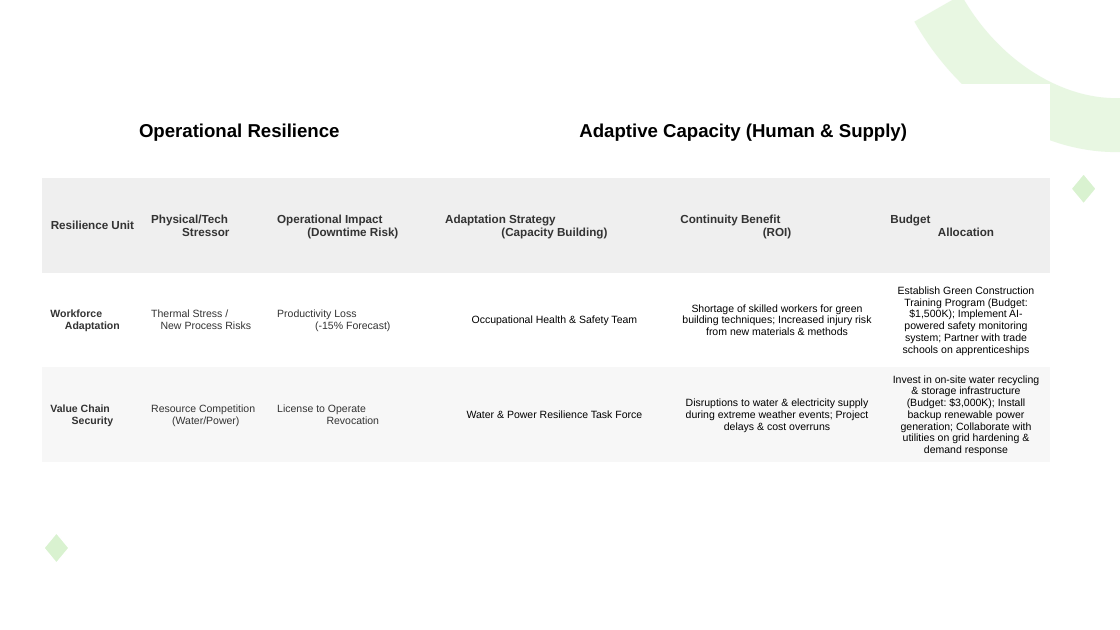
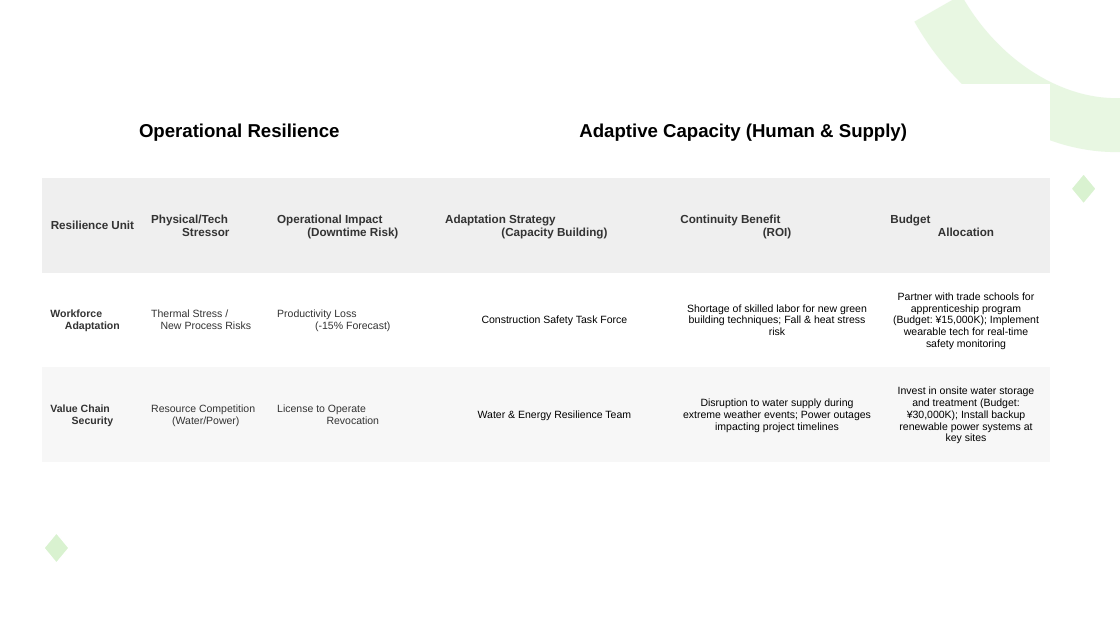
Before and after one commit to jackman993/sustainability-rep, a slide deck: slide 7 of shared/engine/tcfd/output/TCFD_table.pptx. Drawn at 1120x630 pixels with LibreOffice and Linux fonts; fonts in the diff are those of the drawing. Boxes give left, top, right and bottom in pixels: in the first picture for what was removed or moved away, otherwise in the second. Text is boxed around its words. In the diff, an @@ line names an element or a change of style, - is before the commit and + after.

```diff
--- a/shared/engine/tcfd/output/TCFD_table.pptx
+++ b/shared/engine/tcfd/output/TCFD_table.pptx
@@ table at <box>42,84,1050,462</box> @@
-row 3: Workforce Adaptation | Thermal Stress / New Process Risks | Productivity Loss (-15% Forecast) | Occupational Health & Safety Team | Shortage of skilled workers for green building techniques; Increased injury risk from new materials & methods | Establish Green Construction Training Program (Budget: $1,500K); Implement AI-powered safety monitoring system; Partner with trade schools on apprenticeships
+row 3: Workforce Adaptation | Thermal Stress / New Process Risks | Productivity Loss (-15% Forecast) | Construction Safety Task Force | Shortage of skilled labor for new green building techniques; Fall & heat stress risk | Partner with trade schools for apprenticeship program (Budget: ¥15,000K); Implement wearable tech for real-time safety monitoring
-row 4: Value Chain Security | Resource Competition (Water/Power) | License to Operate Revocation | Water & Power Resilience Task Force | Disruptions to water & electricity supply during extreme weather events; Project delays & cost overruns | Invest in on-site water recycling & storage infrastructure (Budget: $3,000K); Install backup renewable power generation; Collaborate with utilities on grid hardening & demand response
+row 4: Value Chain Security | Resource Competition (Water/Power) | License to Operate Revocation | Water & Energy Resilience Team | Disruption to water supply during extreme weather events; Power outages impacting project timelines | Invest in onsite water storage and treatment (Budget: ¥30,000K); Install backup renewable power systems at key sites
```
Also in this commit, not shown: 5 other slides changed, 1 slide added, 1 slide removed, 2 other files.
